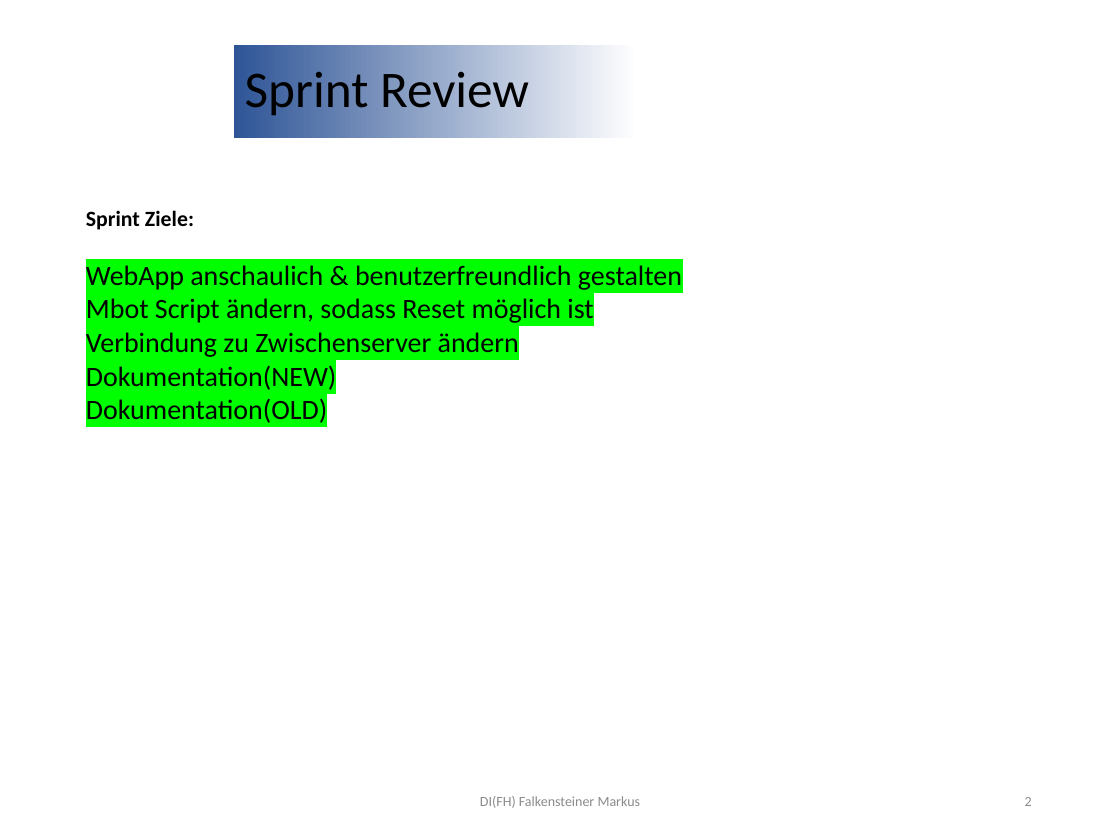
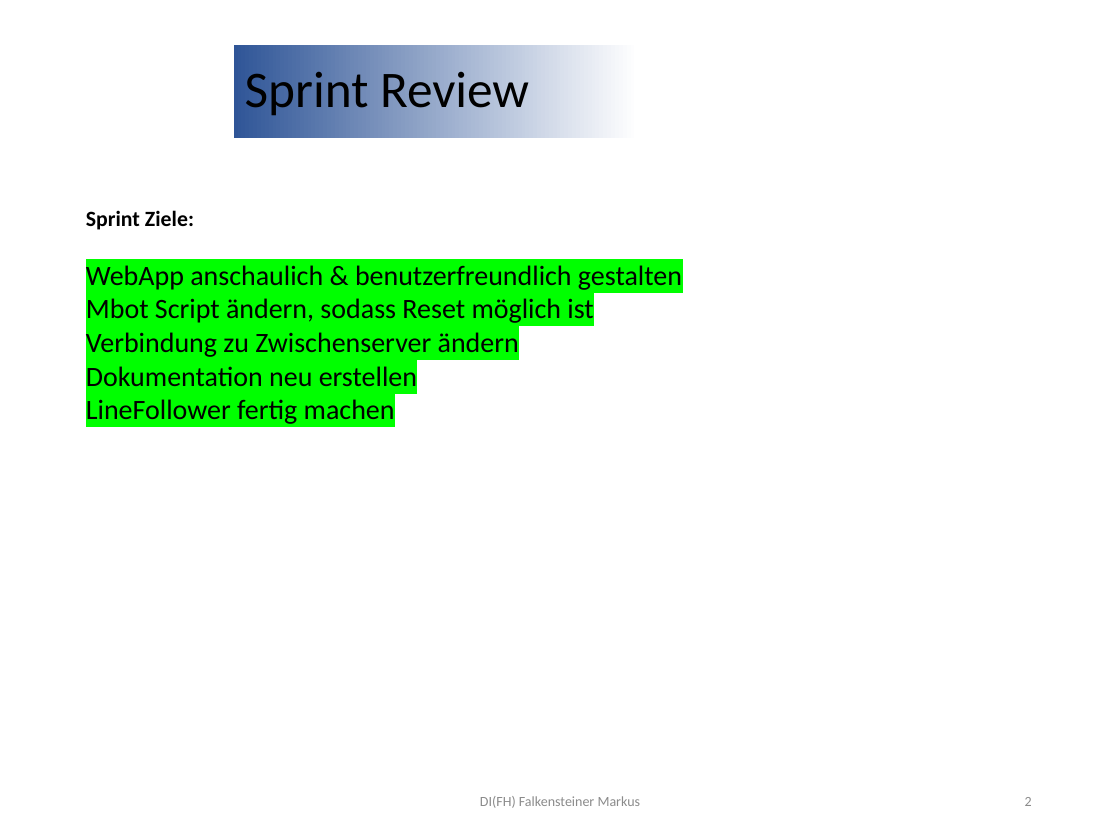
Before and after one commit to Mbot2-Group5/Dokumente, a slide deck: slide 2 of SprintReview-5.pptx. Drawn at 1120x840 pixels with LibreOffice and Linux fonts; fonts in the diff are those of the drawing; background and template pictures are left out. Boxes give left, top, right and bottom in pixels: in the first picture for what was removed or moved away, otherwise in the second. Text is boxed around its words. In the diff, an @@ line names an element or a change of style, - is before the commit and + after.

Commit message:
Update Sprint 5

```diff
--- a/SprintReview-5.pptx
+++ b/SprintReview-5.pptx
@@ text at box(86, 366, 417, 424): text changed @@
-Dokumentation(NEW)
-Dokumentation(OLD)
+Dokumentation neu erstellen
+LineFollower fertig machen
```
Also in this commit, not shown: 4 other slides changed, 1 other file.
